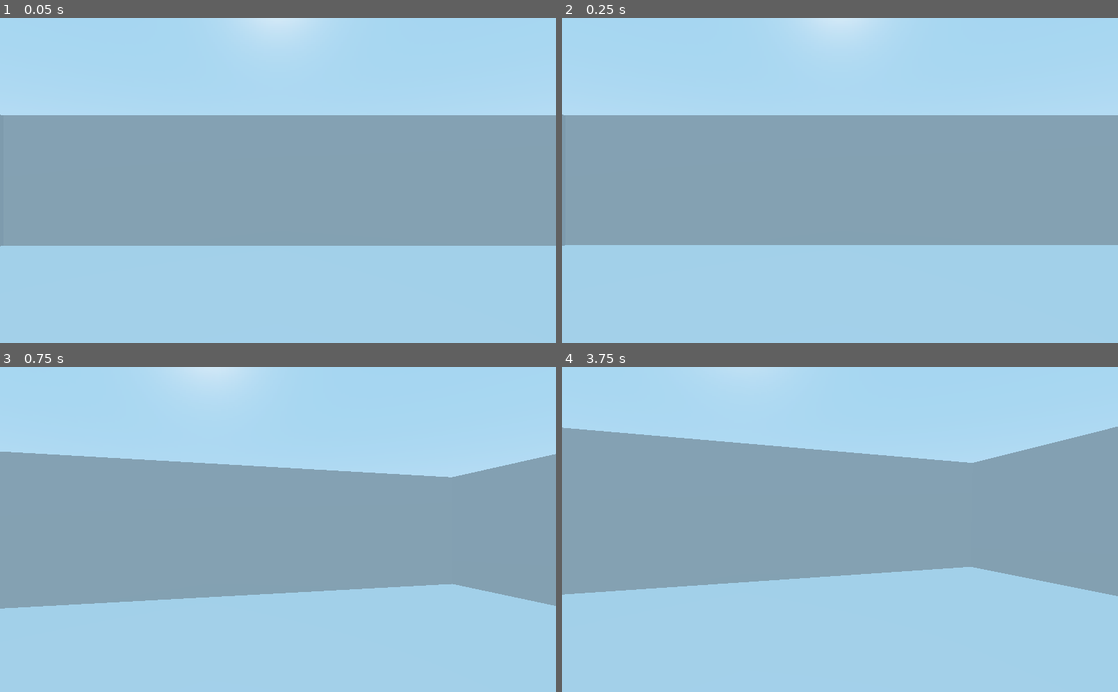
Above: before the commit, frames 1-4 (two rows, left to right).
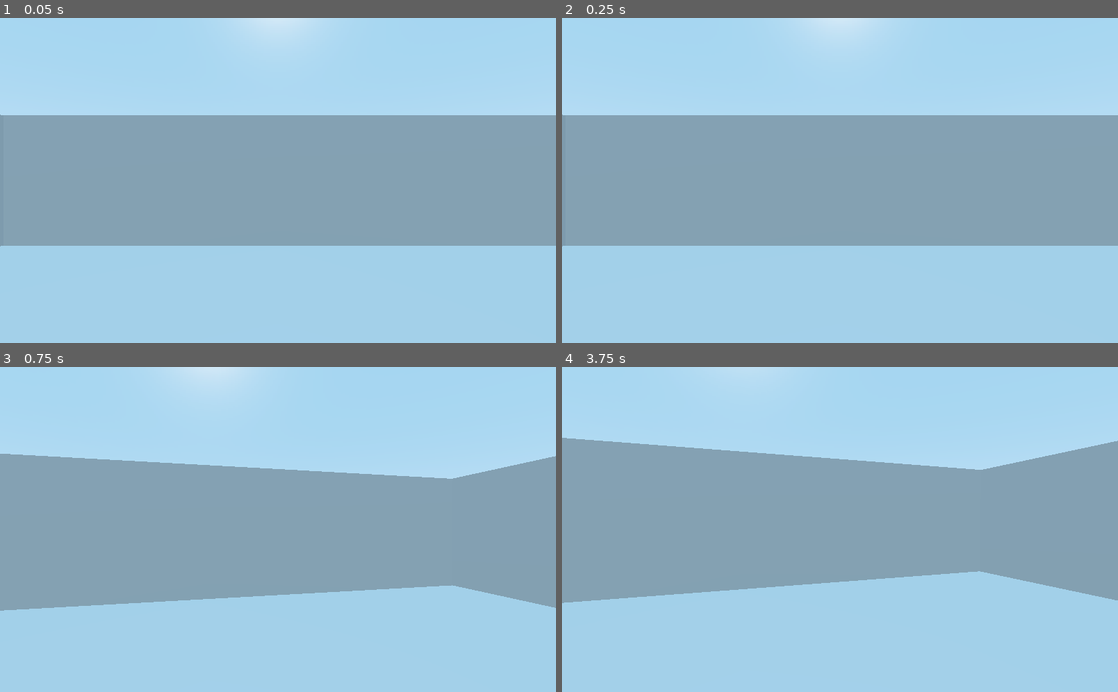
Above: after the commit, the same moments.

Repository: jumper-cable-morty/GQ3
Game: Godot game, scene res://Scenes/World.tscn
The game is run twice, just before and just after one commit, with the same random seed, the same clock (stepped at 60 frames per second) and the same inputs.
Inputs (mouse positions are in pixels of both pictures, inside the frame that each line leads up to):
- Up to frame 1 (0.05 s): no input
- Up to frame 2 (0.25 s): no input
- Up to frame 3 (0.75 s): tap Enter at 0.5 s; move the mouse to (305, 529) at 0.52 s; hold D (move_right) from 0.53 s (still down); hold W (move_ahead) from 0.53 s (still down); click (305, 529) at 0.67 s
- Up to frame 4 (3.75 s): tap Space (jump) at 0.77, 0.8, 1.07, 1.35, 1.52, 1.82, 2.3, 3.02, 3.32 s; move the mouse to (812, 529) at 1.27 s; release D (move_right) at 1.28 s; release W (move_ahead) at 1.28 s; hold S (move_back) 1.28-2.03 s; tap W (move_ahead) at 1.55, 2.85 s; move the mouse to (851, 523) at 2.02 s; hold W (move_ahead) 2.03-2.78 s; hold D (move_right) 2.03-3.53 s; move the mouse to (834, 536) at 2.77 s; click (834, 536) at 2.92 s; move the mouse to (878, 532) at 3.52 s; hold A (move_left) from 3.53 s (still down); hold Space (jump) from 3.53 s (still down)

Frame 1 is identical in both runs. In frame 2, 0.2% of the frame differs, in the area x 0-100%, y 29-71%; in frame 3, 1.1%; in frame 4, 4.6%, in the area x 0-100%, y 18-73%.
Error after the commit: Attempt to call function 'add_exception' in base 'null instance' on a null instance. (res://scripts/player.gd:50)

Commit message:
Fixed(ish) Script
Script works, not sure if it's *completely* like quake, but pretty close.

Diff:
--- a/Godot_Q3/Scripts/player.gd
+++ b/Godot_Q3/Scripts/player.gd
@@ -5,8 +5,8 @@
 #########
 
 var CMD = {
-	"forward_move" : 0,
-	"right_move" : 0,
+	"z_move" : 0,
+	"x_move" : 0,
 #    "up_move" : 0,
 }
 
@@ -16,24 +16,22 @@
 var y_mouse_sensitivity = 0.25
 
 # Frame occuring factors
-var gravity = 10.0
+var gravity = 10
 var friction = 6 #Ground friction
 
 # Movement stuff
-var move_speed = 7.0              # Ground move speed
-var run_acceleration = 14.0         # Ground accel
-var run_deacceleration = 10.0       # Deacceleration that occurs when running on the ground
+var move_speed = 7                  # Ground move speed
+var run_acceleration = 14           # Ground accel
+var run_deacceleration = 10         # Deacceleration that occurs when running on the ground
 var air_acceleration = 2.0          # Air accel
-var air_decceleration = 2.0         # Deacceleration experienced when ooposite strafing
-var air_control = 0.3               # How precise air control is
-var side_strafe_acceleration = 50.0  # How fast acceleration occurs to get up to side_strafe_speed when
-var side_strafe_speed = 1.0          # What the max speed to generate when side strafing
-var jump_speed = 5   #was 10             # The speed at which the character's up axis gains when hitting jump
+var air_decceleration = 2           # Deacceleration experienced when ooposite strafing
+var air_control = 0.05              # How precise air control is
+var side_strafe_acceleration = 0.5    # How fast acceleration occurs to get up to side_strafe_speed when
+var side_strafe_speed = 0.6         # What the max speed to generate when side strafing
+var jump_speed = 5   #was 10        # The speed at which the character's up axis gains when hitting jump
 #var move_scale = 1.0
 
 # Camera rotations
-var yaw = 0.0
-var pitch = 0.0
 onready var head = $Head
 
 var move_direction_norm = Vector3()
@@ -49,9 +47,10 @@
 var on_floor = false
 
 func _ready():
-	$mid_ray.add_exception(self)
+	$"Ground-Check".add_exception(self)
 	Input.set_mouse_mode(Input.MOUSE_MODE_CAPTURED)
 	set_process_input(true)
+
 
 func _input(event):
 	if event is InputEventMouseMotion:
@@ -64,15 +63,17 @@
 	if event.is_action_released("jump"):
 		wish_jump = false
 
+
 func _physics_process(delta):
 	# Movement, here's the important part
 	set_movement_dir()
-	if is_on_floor():
+	if is_on_floor() or $"Ground-Check".is_colliding():
 		ground_move(delta)
-	elif not is_on_floor():
+	elif not is_on_floor() or not $"Ground-Check".is_colliding():
 		air_move(delta)
 
-	move_and_slide(player_velocity * delta)
+	print (player_velocity)
+	move_and_slide(player_velocity)
 
 	# Calculate top velocity
 	var udp = player_velocity
@@ -81,28 +82,27 @@
 		player_top_velocity = player_velocity.length()
 
 func is_grounded():
-	if not on_floor and $mid_ray.is_colliding():
-		print("first contact")
+	if not is_on_floor() and $"Ground-Check".is_colliding():
 		on_floor = true
-	elif on_floor and not $mid_ray.is_colliding():
-		print("lift off")
+	elif is_on_floor() and not $"Ground-Check".is_colliding():
 		on_floor = false
 	return on_floor
 
 func set_movement_dir():
-	CMD.forward_move = 0
-	CMD.right_move = 0
+	CMD.z_move = 0
+	CMD.x_move = 0
+	var aim = get_global_transform().basis
 	var direction = Vector3()
-	direction -= transform.basis.z * Input.get_action_strength("move_ahead")
-	direction += transform.basis.z * Input.get_action_strength("move_back")
-	direction -= transform.basis.x * Input.get_action_strength("move_left")
-	direction += transform.basis.x * Input.get_action_strength("move_right")
-	CMD.forward_move = direction.z
-	CMD.right_move = direction.x
+	direction -= aim[2] * Input.get_action_strength("move_ahead")
+	direction += aim[2] * Input.get_action_strength("move_back")
+	direction -= aim[0] * Input.get_action_strength("move_left")
+	direction += aim[0] * Input.get_action_strength("move_right")
+	CMD.z_move = direction.z
+	CMD.x_move = direction.x
 
 func ground_move(delta):
 	var wishdir = Vector3()
-	var wishvel = Vector3()
+	var _wishvel = Vector3()
 
 	# Do not apply friction if the player is queueing up the next jump
 	if not wish_jump:
@@ -110,7 +110,7 @@
 	else:
 		apply_friction(0, delta)
 
-	wishdir = Vector3(CMD.right_move, 0, CMD.forward_move)
+	wishdir = Vector3(CMD.x_move, 0, CMD.z_move)
 	wishdir.normalized()
 	move_direction_norm = wishdir
 
@@ -129,10 +129,10 @@
 # Execs when the player is in the air
 func air_move(delta):
 	var wishdir
-	var wishvel = air_acceleration
+	var _wishvel = air_acceleration
 	var accel
 
-	wishdir =  Vector3(CMD.right_move, 0, CMD.forward_move)
+	wishdir =  Vector3(CMD.x_move, 0, CMD.z_move)
 	var wishspeed = wishdir.length()
 	wishspeed *= move_speed
 
@@ -146,14 +146,14 @@
 	else:
 		accel = air_acceleration
 	# If the player is ONLY strafing left or right
-	if CMD.forward_move == 0 and CMD.right_move != 0:
+	if CMD.z_move == 0 and CMD.x_move != 0:
 		if wishspeed > side_strafe_speed:
 			wishspeed = side_strafe_speed
 		accel = side_strafe_acceleration
 
 	accelerate(wishdir, wishspeed, accel, delta)
 	if air_control > 0:
-		air_control(wishdir, wishspeed2, delta)
+		air_con(wishdir, wishspeed2, delta)
 	# !CPM: air_control
 
 	# Apply gravity
@@ -163,15 +163,14 @@
 # Air control occurs when the player is in the air, it allows
 # players to move side to side much faster rather than being
 # 'sluggish' when it comes to cornering.
-func air_control(wishdir, wishspeed, delta):
+func air_con(wishdir, wishspeed, delta):
 	var zspeed
 	var speed
 	var dot
 	var k
-	var i
 
 	# Can't control movement if not moving forward or backward
-	if abs(CMD.forward_move) < 0.001 or abs(wishspeed) < 0.001:
+	if abs(CMD.z_move) < 0.001 or abs(wishspeed) < 0.001:
 		return
 	zspeed = player_velocity.y
 	player_velocity.y = 0
@@ -198,7 +197,6 @@
 #Applies friction to the player, called in both the air and on the ground
 func apply_friction(t, delta):
 	var vec = player_velocity # Equivalent to: VectorCopy()
-	var vel
 	var speed
 	var newspeed
 	var control
